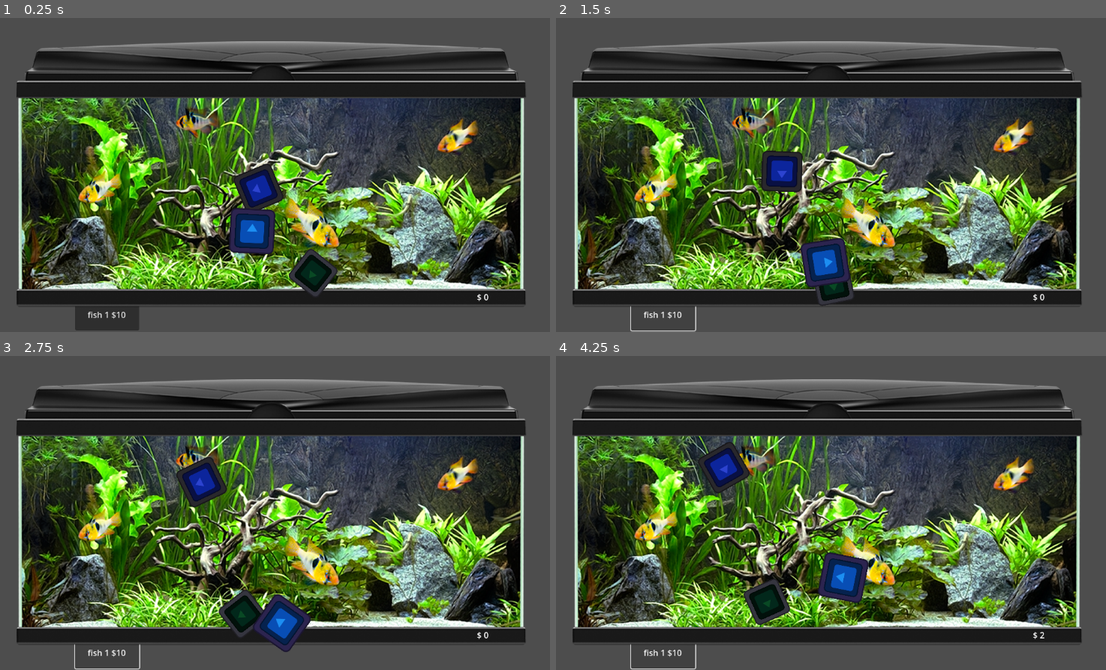
Above: before the commit, frames 1-4 (two rows, left to right).
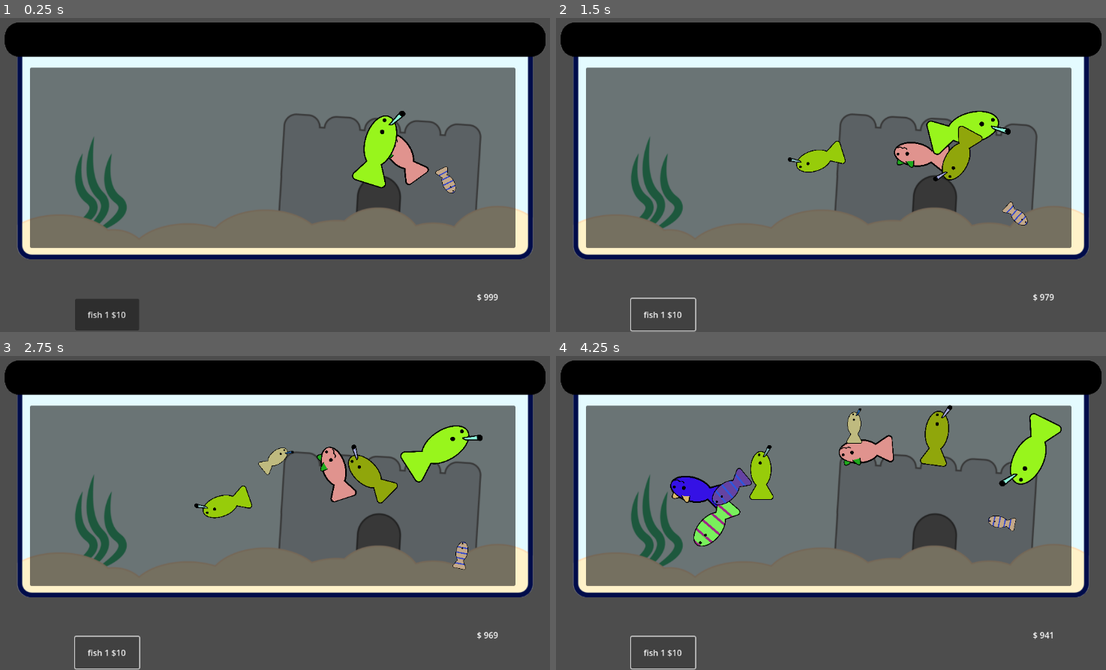
Above: after the commit, the same moments.

Repository: BaliDoggo/brackeys2025
Game: Godot game, scene res://scenes/fish_tank.tscn
Same seed, same stepped clock (60 frames per second), same inputs: the game is played once before the commit and once after it. The engine's default icon, where the game draws it, is replaced by a stand-in: a white triangle on a blue panel in a dark square.
Inputs:
- Up to frame 1 (0.25 s): no input
- Up to frame 2 (1.5 s): click "fish 1 $10" at 0.5 s; click "fish 1 $10" at 1.25 s
- Up to frame 3 (2.75 s): click "fish 1 $10" at 2 s
- Up to frame 4 (4.25 s): tap Enter (ui_accept) at 2.75, 3.02, 3.77 s; tap A (a) at 2.85 s; tap D (d) at 3.05, 3.6 s; tap E (e) at 3.8 s

The runs differ from the first frame. In frame 1, 81% of the frame differs, in the area x 0-100%, y 1-92%; in frame 2, 81%; in frame 3, 81%, in the area x 0-100%, y 1-95%; in frame 4, 81%.

Commit message:
fish variants !

Diff:
--- a/fish.gd
+++ b/fish.gd
@@ -6,20 +6,35 @@
 signal earn_money
 @onready var timer: Timer = $Timer
 
+var templates = [preload("res://stripefish.png"),preload("res://catfish.png"),preload("res://maskfish.png"),preload("res://bluntfish.png")]
+var temp : int
+
 func _ready() -> void:
 	timer.wait_time = randi_range(2,5)
 	timer.start()
 	$Primary.modulate = primary_color
 	$Secondary.modulate = secondary_color
+	$Secondary.texture = templates[temp]
+	if temp == 3:
+		$Secondary.position.x += 60
 
 func _process(delta: float) -> void:
 
 	facing_dir += randi_range(-10,10)
 
 	position += angle_to_vector(facing_dir)
+	var half_width = 955 * 0.5 * scale.x
+	var half_height = 469 * 0.5 * scale.y
 	if position.x < bounds.x or position.y < bounds.y or position.x > bounds.z or position.y > bounds.w:
 		facing_dir += 180
 	rotation = lerp_angle(rotation,deg_to_rad(facing_dir),0.1)
+	if roundi(rotation) % 360 > 90 or roundi(rotation) % 360 < -90:
+		$Primary.flip_v = true
+		$Secondary.flip_v = true
+	else:
+		$Primary.flip_v = false
+		$Secondary.flip_v = false
+
 
 func angle_to_vector(angle) -> Vector2:
 	var angle_radians = deg_to_rad(angle)  # Convert degrees to radians
--- a/fish_tank.gd
+++ b/fish_tank.gd
@@ -2,7 +2,7 @@
 const FISH = preload("res://scenes/fish.tscn")
 @onready var panel: Panel = $Panel
 @onready var label: Label = $Label
-var money = 0
+var money = 999
 
 # Called when the node enters the scene tree for the first time.
 func _ready() -> void:
@@ -14,21 +14,24 @@
 	var newFish = FISH.instantiate()
 	newFish.primary_color = Color(randf(),randf(),randf())
 	newFish.secondary_color = Color(randf(),randf(),randf())
-	var randscale = randf_range(0.5,0.7)
+	newFish.temp = randi_range(0,3)
+	var randscale = randf_range(0.05,0.15)
 	newFish.scale = Vector2(randscale, randscale)
 
-	var xbound1 = panel.position.x
-	var xbound2 = panel.position.x + panel.size.x
-	var ybound1 = panel.position.y
-	var ybound2 = panel.position.y + panel.size.y
+	var half_width = 955 * 0.5 * newFish.scale.x
+	var xbound1 = panel.position.x + half_width
+	var xbound2 = panel.position.x + panel.size.x - half_width
+	var ybound1 = panel.position.y + half_width
+	var ybound2 = panel.position.y + panel.size.y - half_width
 
 	var randpos = Vector2( \
-						randf_range(xbound1, xbound2), \
-						randf_range(ybound1, ybound2)  \
+						randf_range(xbound1 + 100, xbound2 - 100), \
+						randf_range(ybound1 + 100, ybound2 - 100)  \
 						)
 
 	newFish.position = randpos
 	newFish.bounds = Vector4(xbound1,ybound1,xbound2,ybound2)
+	print(newFish.bounds)
 
 	newFish.facing_dir = randi_range(-180,180)
 
--- a/scenes/fish.tscn
+++ b/scenes/fish.tscn
@@ -1,17 +1,19 @@
-[gd_scene load_steps=3 format=3 uid="uid://depip4tnb2vrl"]
+[gd_scene load_steps=4 format=3 uid="uid://depip4tnb2vrl"]
 
 [ext_resource type="Script" path="res://fish.gd" id="1_f5ugx"]
+[ext_resource type="Texture2D" uid="uid://1ovrfgyi2k68" path="res://fishtemp.png" id="2_k8ym6"]
 [ext_resource type="Texture2D" uid="uid://cqxo2k8g3nabo" path="res://icon.svg" id="2_rocc4"]
 
 [node name="Fish" type="Node2D"]
 script = ExtResource("1_f5ugx")
 
 [node name="Primary" type="Sprite2D" parent="."]
-texture = ExtResource("2_rocc4")
+texture = ExtResource("2_k8ym6")
+flip_h = true
 
 [node name="Secondary" type="Sprite2D" parent="."]
-scale = Vector2(0.765625, 0.765625)
 texture = ExtResource("2_rocc4")
+flip_h = true
 
 [node name="Timer" type="Timer" parent="."]
 wait_time = 4096.0
--- a/scenes/fish_tank.tscn
+++ b/scenes/fish_tank.tscn
@@ -1,7 +1,7 @@
 [gd_scene load_steps=3 format=3 uid="uid://dskncaiswpqr0"]
 
 [ext_resource type="Script" path="res://fish_tank.gd" id="1_07u7y"]
-[ext_resource type="Texture2D" uid="uid://dol7spax4vsar" path="res://pngimg.com - aquarium_PNG24.png" id="1_vsi5p"]
+[ext_resource type="Texture2D" uid="uid://bp6y7ha1i3jb5" path="res://fishtank.png" id="2_lgcy3"]
 
 [node name="Fish Tank" type="Node2D"]
 script = ExtResource("1_07u7y")
@@ -14,15 +14,15 @@
 text = "fish 1 $10"
 
 [node name="Pngimg_com-AquariumPng24" type="Sprite2D" parent="."]
-position = Vector2(569, 340)
-texture = ExtResource("1_vsi5p")
+position = Vector2(576, 280)
+scale = Vector2(1.1384, 1.1384)
+texture = ExtResource("2_lgcy3")
 
 [node name="Panel" type="Panel" parent="."]
-visible = false
-offset_left = 88.0
-offset_top = 195.0
-offset_right = 1050.0
-offset_bottom = 566.0
+offset_left = 105.0
+offset_top = 139.0
+offset_right = 1038.0
+offset_bottom = 486.0
 
 [node name="Label" type="Label" parent="."]
 offset_left = 964.0
Not shown, added: bluntfish.png.import
Not shown, added: catfish.png.import
Binary file added: fishtank.png
Not shown, added: fishtank.png.import
Not shown, added: fishtemp.png.import
Not shown, added: maskfish.png.import
Not shown, added: stripefish.png.import
